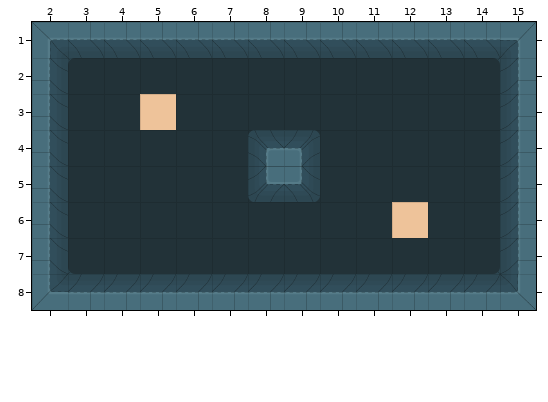
One commit to this Tiled map: assets/tilemaps/game.tmx. The first picture shows the starting point.
Cells are 128x128 px. Shown: x 2..15, y 1..8. Tiles whose own drawing changed are shown in their newer look in all pictures. Layer "interact" is drawn -18,27 px off the grid.
New version:
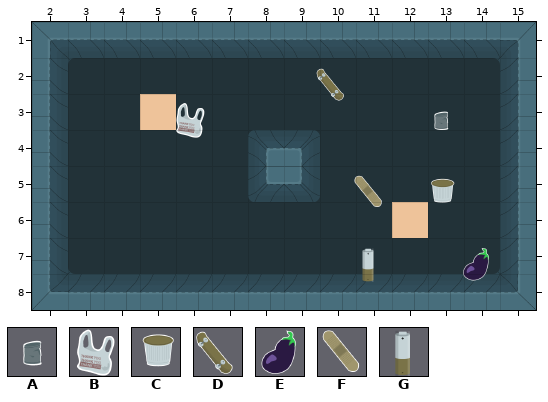
Key: from "sewer-tiles": A 11, B 18, C 19, D 26, E 27, F 34, G 35.
_ is an empty cell, . an unchanged one.
Tiles of an added or newly shown layer are drawn over the layers below it.
What changed:
--- layer "interact" (added)
@@ x 6..13 @@
-2 ...._...
-3 _......_
+2 ....D...
+3 B......A
@@ x 11..13 @@
-5 _._
+5 F.C
@@ x 11..14 @@
-7 _.._
+7 G..E
Boxes around the changes in both pictures, in picture pixels (x1, y1, x2, y2):
added: (316, 68, 344, 101)
added: (176, 103, 205, 138)
added: (434, 111, 449, 130)
added: (354, 175, 382, 207)
added: (431, 178, 455, 203)
added: (362, 248, 374, 282)
added: (463, 248, 489, 281)
